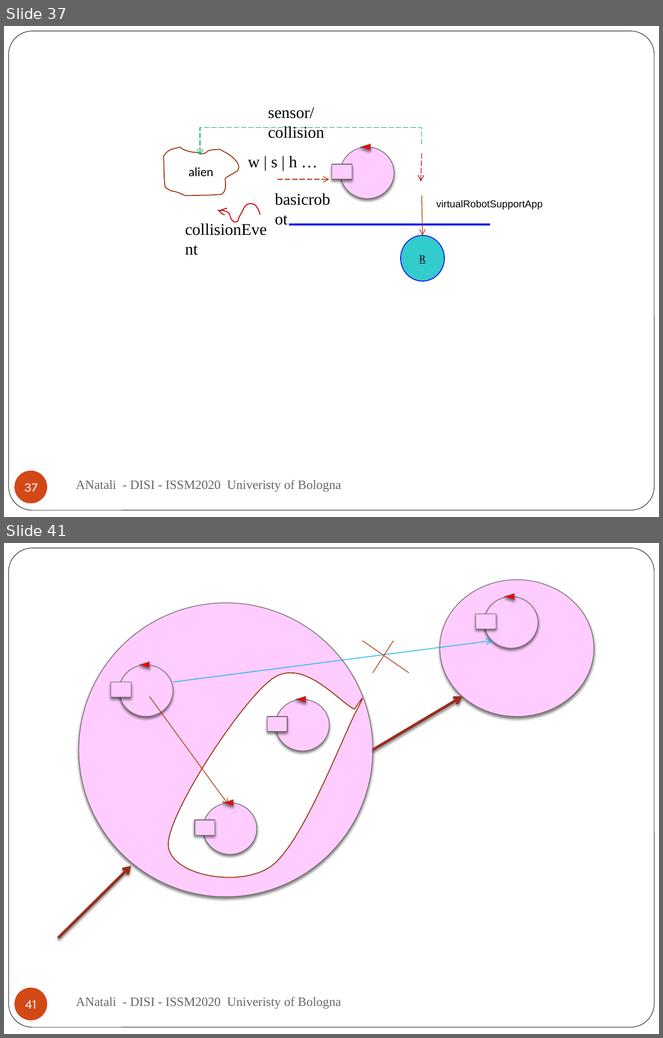
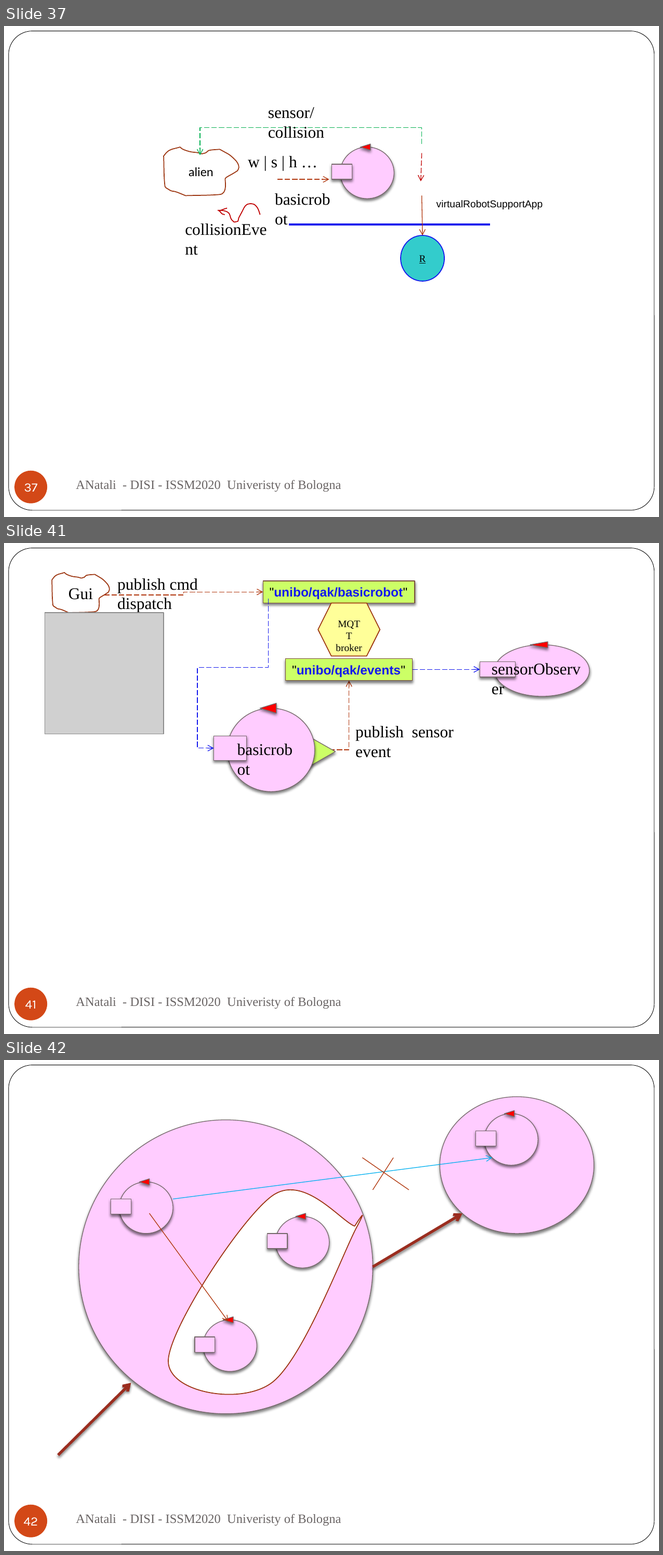
Before and after one commit to anatali/iss2020LabBo, a slide deck: it.unibo.issLabStart/userDocs/ISSM2020.pptx. Shown one above the other, each under a label of ours: slides 37 and 41 before the commit, slides 37, 41 and 42 after it; the slides between them are not shown. The pictures are 663x1038 and 663x1555 pixels, drawn with LibreOffice and Linux fonts; fonts in the diff are those of the drawing; grey boxes stand for pictures; background and template pictures are left out. Boxes give left, top, right and bottom in pixels: in the first picture for what was removed or moved away, otherwise in the second. Text is boxed around its words. In the diff, an @@ line names an element or a change of style, - is before the commit and + after.

```diff
--- a/it.unibo.issLabStart/userDocs/ISSM2020.pptx
+++ b/it.unibo.issLabStart/userDocs/ISSM2020.pptx
@@ slide 41 added at box(4, 543, 659, 1034), background #FFFFFF; not listed: 1 template element that a slide beside it also shows @@
@@ freeform shape added at box(52, 573, 110, 613), fill #FFFFFF, outline #9C3511 1 pt, 18 pt, text #000000 @@
+Gui
@@ text added at box(117, 578, 198, 613), 18 pt, text #000000 @@
+publish cmd dispatch
@@ rectangle added at box(263, 581, 415, 603), fill #CCFF66, outline #7A4D3E 0.75 pt, 14 pt, text #1318ED, bold @@
+"unibo/qak/basicrobot"
@@ elbow arrow added from (104, 595) to (263, 592), #B1360B 0.75 pt dashed @@
@@ elbow arrow added from (268, 599) to (214, 748), #1318ED 0.75 pt dashed @@
@@ hexagon added at box(319, 603, 380, 656), fill #FFFF99, outline #9C3511 1 pt @@
@@ picture added at box(45, 613, 163, 734) @@
@@ text added at box(336, 644, 362, 652), 11 pt, text #000000 @@
+MQTT
+broker
@@ ellipse added at box(495, 644, 590, 696), fill #FFCCFF, outline #75696A 0.75 pt @@
@@ triangle added at box(530, 642, 548, 648), fill #FF0000, outline #75696A 0.75 pt @@
@@ rectangle added at box(286, 659, 413, 681), fill #CCFF66, outline #7A4D3E 0.75 pt, 14 pt, text #1318ED, bold @@
+"unibo/qak/events"
@@ rectangle added at box(480, 662, 516, 677), fill #FFCCFF, outline #75696A 0.75 pt @@
@@ text added at box(485, 656, 592, 682), 18 pt, text #000000 @@
+sensorObserver
@@ elbow arrow added from (314, 750) to (349, 681), #B1360B 0.75 pt dashed @@
@@ elbow arrow added from (413, 669) to (480, 669), #1318ED 0.75 pt dashed @@
@@ text added at box(356, 726, 454, 758), 18 pt, text #000000 @@
+publish sensor event
@@ group added at box(214, 704, 335, 792): 2 triangles, 1 ellipse, 1 rectangle, 1 text @@
+basicrobot
@@ page number added at box(14, 988, 47, 1021), fill #D34817, 14 pt, text #FFFFFF @@
+41
@@ text added at box(76, 997, 341, 1009), 14 pt, text #696464 @@
+ANatali - DISI - ISSM2020 Univeristy of Bologna
@@ what was slide 41 is now slide 42 @@
@@ page number at box(24, 1518, 38, 1526): text changed @@
-41
+42
```
Also in this commit, not shown: 4 slides changed, 26 other files.
